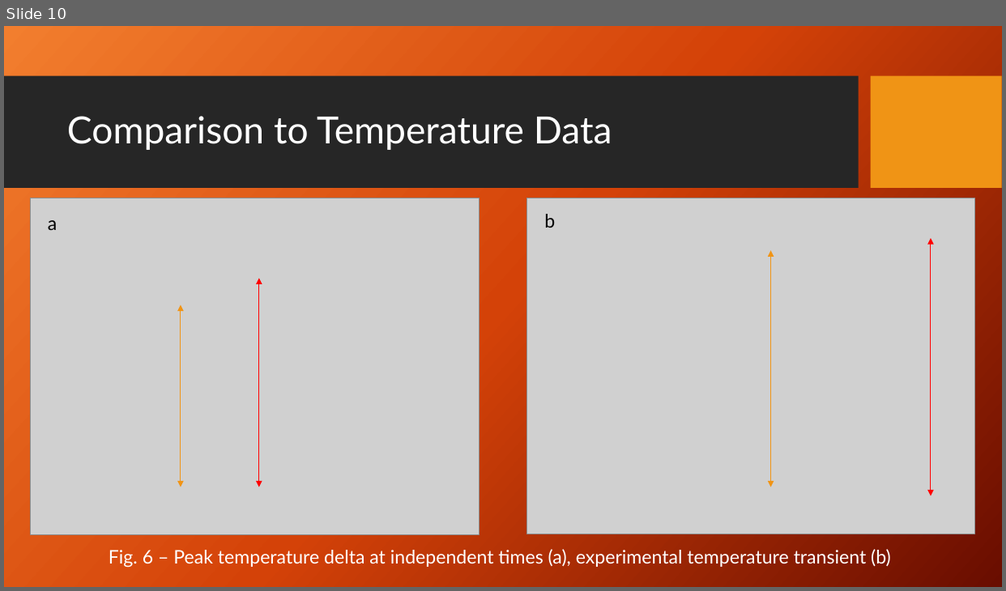
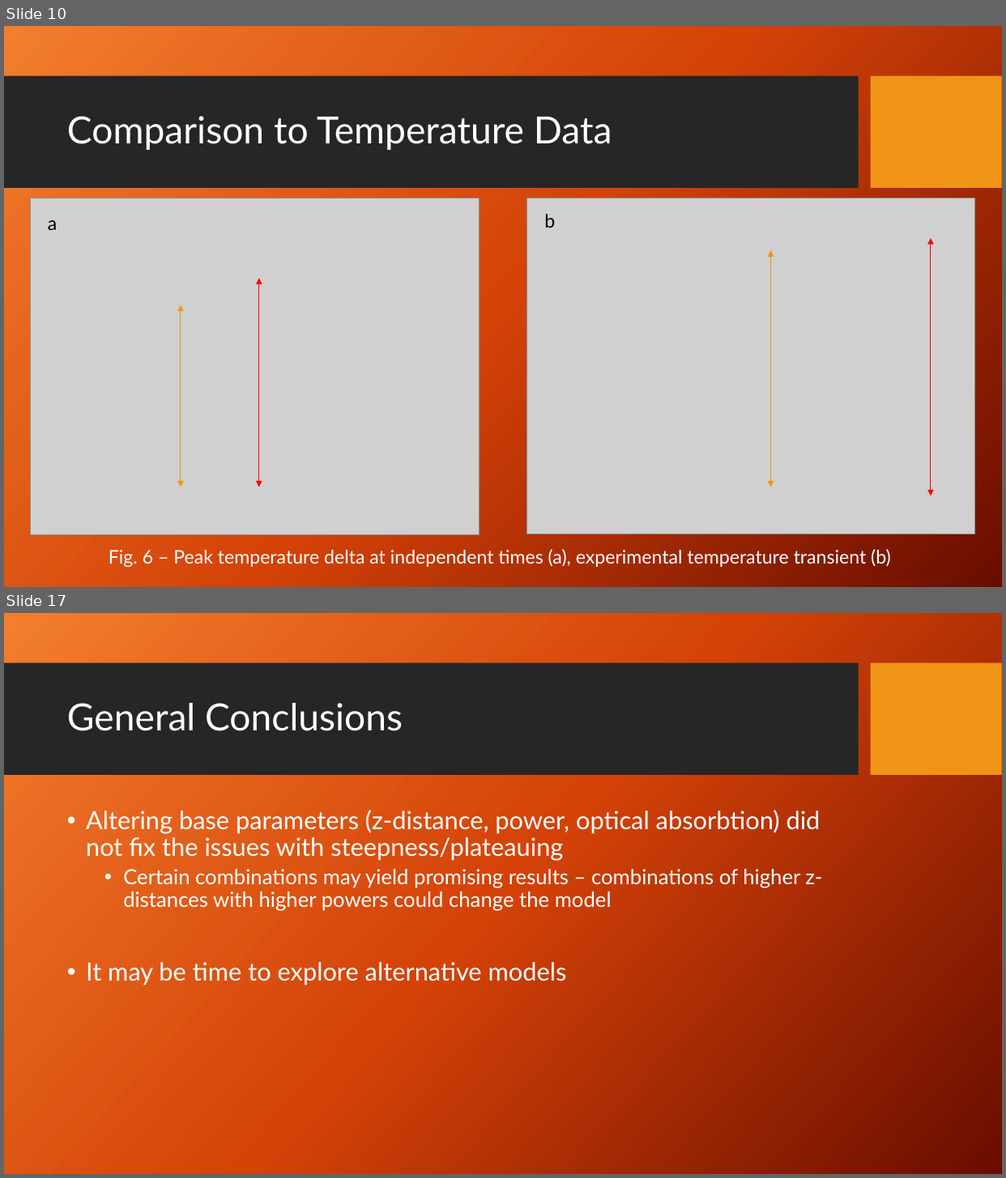
Before and after one commit to dbhatia00/NeuronSimulation, a slide deck: Presentations/Fall Updates/FallUpdate3.pptx. Shown one above the other, each under a label of ours: slide 10 before the commit, slides 10 and 17 after it; the slides between them are not shown. The pictures are 1006x591 and 1006x1178 pixels, drawn with LibreOffice and Linux fonts; fonts in the diff are those of the drawing; grey boxes stand for pictures; background and template pictures are left out. Boxes give left, top, right and bottom in pixels: in the first picture for what was removed or moved away, otherwise in the second. Text is boxed around its words. In the diff, an @@ line names an element or a change of style, - is before the commit and + after.

```diff
--- a/Presentations/Fall Updates/FallUpdate3.pptx
+++ b/Presentations/Fall Updates/FallUpdate3.pptx
@@ slide 17 added at <box>4,613,1002,1174</box>, background picture (left out); not listed: 2 template elements that a slide beside it also shows @@
@@ title added at <box>67,703,403,731</box>, 36 pt, text #FFFFFF @@
+General Conclusions
@@ text added at <box>86,810,822,986</box>, 24 pt, text #FFFFFF @@
+• Altering base parameters (z-distance, power, optical absorbtion) did not fix the issues with steepness/plateauing
+  • Certain combinations may yield promising results – combinations of higher z-distances with higher powers could change the model
+• It may be time to explore alternative models
```
Also in this commit, not shown: 3 slides changed, 5 other slides added.
